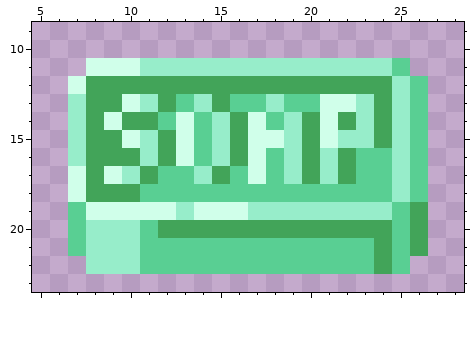
Two versions of one pixel-art sprite, Resources/Textures/Objects/Specific/Janitorial/soap.rsi/soap-4.png. Above, as it was before the edit.
The file is 32x32 pixels. Shown: x 5..28, y 9..23.
And afterwards:
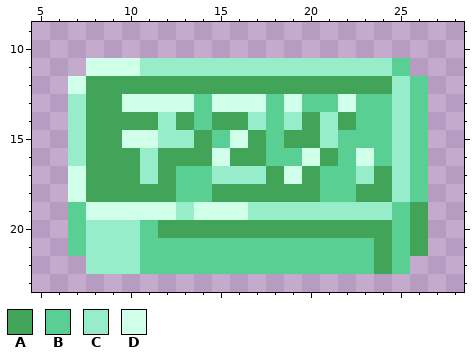
Palette (. is transparent): A #42a459  B #59cf93  C #97edca  D #d0ffea
Edits made:
{"y":13,"x":11,"old":"CABCABBCB","new":"DDDBDDDBD"}
{"y":13,"x":21,"old":"D","new":"B"}
{"y":13,"x":23,"old":"CA","new":"BB"}
{"y":14,"x":9,"old":"D","new":"A"}
{"y":14,"x":12,"old":"BD","new":"CA"}
{"y":14,"x":15,"old":"C","new":"A"}
{"y":14,"x":17,"old":"D","new":"C"}
{"y":14,"x":21,"old":"D","new":"C"}
{"y":14,"x":23,"old":"CA","new":"BB"}
{"y":15,"x":11,"old":"CADBCADDC","new":"DCCABDABA"}
{"y":15,"x":21,"old":"DCCA","new":"CBBB"}
{"y":16,"x":13,"old":"DBC","new":"AAD"}
{"y":16,"x":17,"old":"D","new":"A"}
{"y":16,"x":19,"old":"CACAB","new":"BDABD"}
{"y":17,"x":9,"old":"DCAB","new":"AACA"}
{"y":17,"x":14,"old":"CABDBC","new":"BCCCAD"}
{"y":17,"x":21,"old":"CABB","new":"BBCA"}
{"y":18,"x":11,"old":"BB","new":"AA"}
{"y":18,"x":15,"old":"BBBBBB","new":"AAAAAA"}
{"y":18,"x":23,"old":"BB","new":"AA"}
{"label":"changed","picture_box":[104,94,392,202]}
